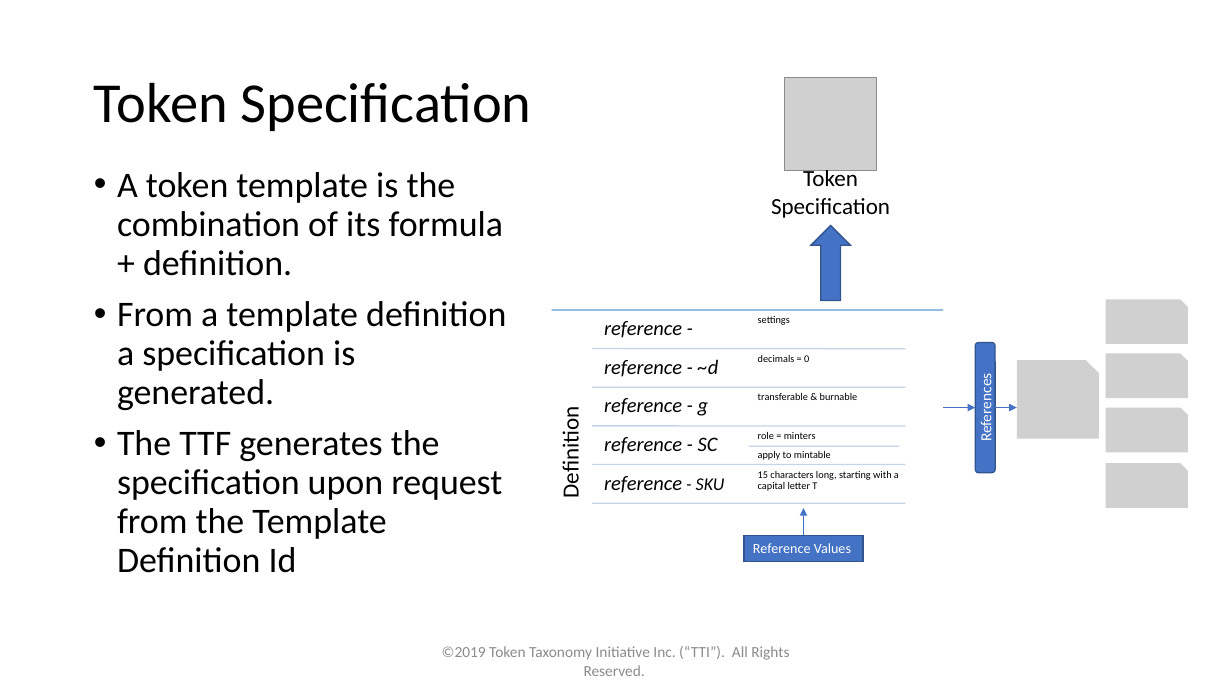
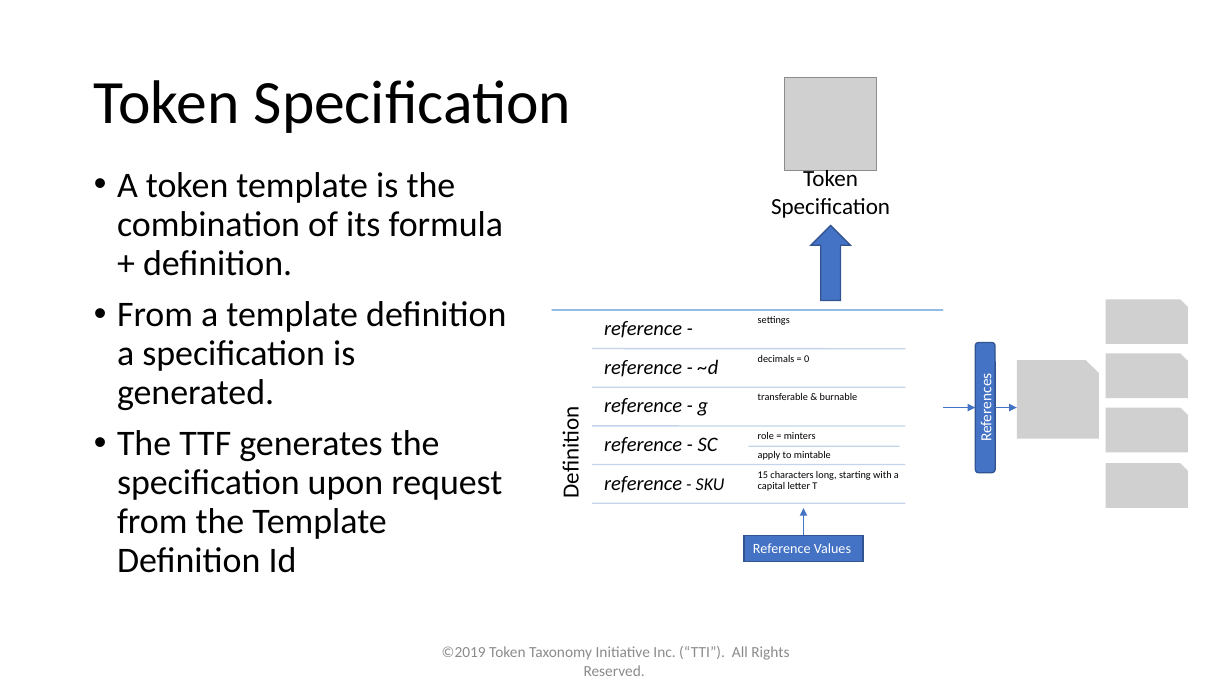
Before and after one commit to vipinsun/TokenTaxonomyFramework-pub, a slide deck: slide 20 of presentations/TTF-Presentation.pptx. Drawn at 1232x693 pixels with LibreOffice and Linux fonts; fonts in the diff are those of the drawing; grey boxes stand for pictures. Boxes give left, top, right and bottom in pixels: in the first picture for what was removed or moved away, otherwise in the second. Text is boxed around its words. In the diff, an @@ line names an element or a change of style, - is before the commit and + after.

```diff
--- a/presentations/TTF-Presentation.pptx
+++ b/presentations/TTF-Presentation.pptx
@@ title "Token Specification" at box(94, 80, 571, 133): size 44 to 48 pt @@
```
Also in this commit, not shown: 2 other slides changed, 5 other files.
